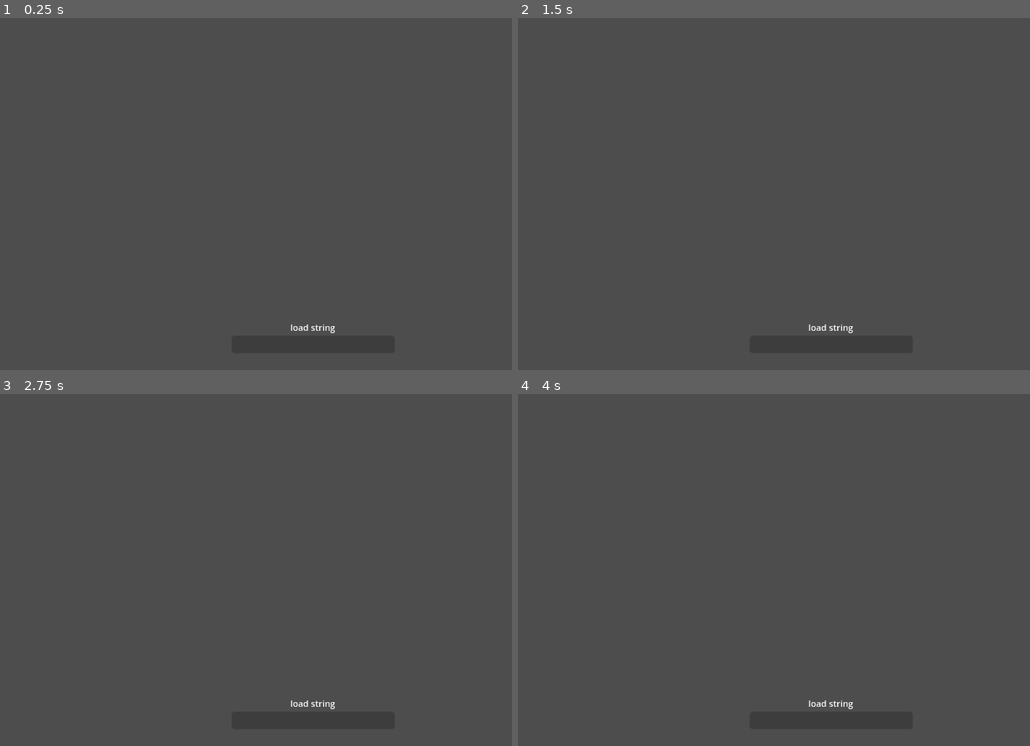
Above: before the commit, frames 1-4 (two rows, left to right).
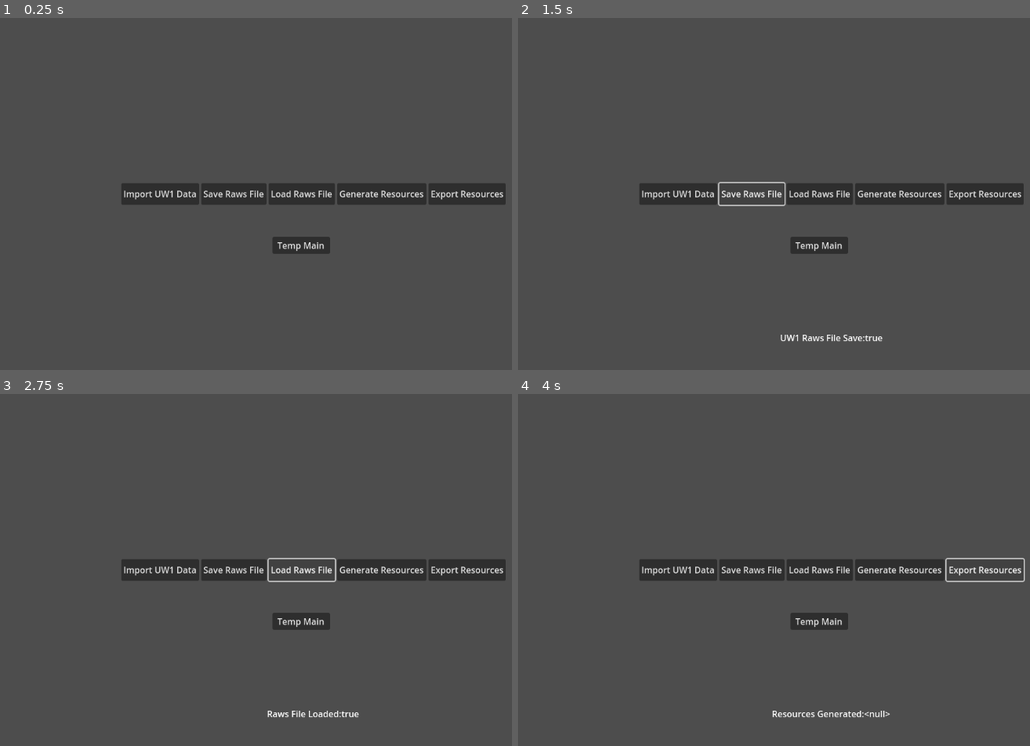
Above: after the commit, the same moments.

Repository: jastadj/uwgodot3
Game: Godot game, scene res://scenes/startup/startup.tscn
Same seed, same stepped clock (60 frames per second), same inputs: the game is played once before the commit and once after it.
Inputs (mouse positions are in pixels of both pictures, inside the frame that each line leads up to):
- Up to frame 1 (0.25 s): no input
- Up to frame 2 (1.5 s): click (676, 194) at 0.5 s, where only the run after the commit has a clickable "Import UW1 Data"; click (753, 194) at 1.25 s, where only the run after the commit has a clickable "Save Raws File"
- Up to frame 3 (2.75 s): click (302, 570) at 2 s, where only the run after the commit has a clickable "Load Raws File"
- Up to frame 4 (4 s): click (902, 570) at 2.75 s, where only the run after the commit has a clickable "Generate Resources"; click (983, 570) at 3.5 s, where only the run after the commit has a clickable "Export Resources"

The runs differ from the first frame. In frame 1, 4.8% of the frame differs, in the area x 23-99%, y 46-90%; in frame 2, 4.5%; in frame 3, 4.5%; in frame 4, 4.5%.
Error before the commit: Invalid assignment of property or key 'visible' with value of type 'bool' on a base object of type 'null instance'. (res://scenes/startup/startup.gd:17)
Error after the commit: Invalid access to property or key 'palettes' on a base object of type 'Dictionary'. (res://system/system.gd:67)

Commit message:
wip for import/export process

Diff:
--- a/resource_loaders/manifest.gd
+++ b/resource_loaders/manifest.gd
@@ -1,6 +1,6 @@
 enum RESOURCE_TYPES{PALETTE, AUX_PALETTE, TEXTURE, GRAPHIC, BITMAP, FONT, NPC_ASSOC, NPC_ANIM, LEVELS}
 
-signal loading(loadstring, cur, total)
+signal importing(loadstring, cur, total)
 
 func load_manifest_file(uw_data:Dictionary, manifest_filename:String):
 
@@ -61,7 +61,7 @@
 		var palette = entry[5]
 		var anim = int(entry[6])
 
-		emit_signal("loading", [filepath, entryi, manifest_entries.size()])
+		emit_signal("importing", [filepath, entryi, manifest_entries.size()])
 
 		# manifest palette entry
 		if (palette == ""): palette = 0
--- a/scenes/debug/resource_viewer.gd
+++ b/scenes/debug/raw_resource_viewer.gd
@@ -1,16 +1,19 @@
 extends Node2D
 
-@onready var image_viewer = $CanvasLayer/ui/HBoxContainer/resource_viewers/image_viewer
-@onready var button_images = $CanvasLayer/ui/HBoxContainer/VBoxContainer/button_images
+# buttons
+@onready var button_container = $CanvasLayer/ui/button_container
+@onready var button_images = button_container.get_node("button_images")
+@onready var button_fonts = button_container.get_node("button_fonts")
+@onready var button_npcs = button_container.get_node("button_npcs")
+@onready var button_levels = button_container.get_node("button_levels")
 
-@onready var font_viewer = $CanvasLayer/ui/HBoxContainer/resource_viewers/font_viewer
-@onready var button_fonts = $CanvasLayer/ui/HBoxContainer/VBoxContainer/button_fonts
+# viewers
+@onready var viewer_container = $CanvasLayer/ui/resource_viewers
+@onready var image_viewer = viewer_container.get_node("image_viewer")
+@onready var font_viewer = viewer_container.get_node("font_viewer")
+@onready var npc_viewer = viewer_container.get_node("npc_viewer")
+@onready var level_viewer = viewer_container.get_node("level_viewer")
 
-@onready var npc_viewer = $CanvasLayer/ui/HBoxContainer/resource_viewers/npc_viewer
-@onready var button_npcs = $CanvasLayer/ui/HBoxContainer/VBoxContainer/button_npcs
-
-@onready var level_viewer = $CanvasLayer/ui/HBoxContainer/resource_viewers/level_viewer
-@onready var button_levels = $CanvasLayer/ui/HBoxContainer/VBoxContainer/button_levels
 
 var current_viewer = null
 
@@ -38,5 +41,5 @@
 	current_viewer = viewer
 
 func hide_all_viewers():
-	for child in $CanvasLayer/ui/HBoxContainer/resource_viewers.get_children():
+	for child in viewer_container.get_children():
 		child.visible = false
--- /dev/null
+++ b/scenes/debug/raw_resource_viewer.tscn
@@ -0,0 +1,74 @@
+[gd_scene load_steps=6 format=3 uid="uid://dtaiknc82owfs"]
+
+[ext_resource type="Script" path="res://scenes/debug/raw_resource_viewer.gd" id="1_mnwmh"]
+[ext_resource type="PackedScene" path="res://scenes/debug/raw_resource_viewers/font_viewer.tscn" id="3_8bhsx"]
+[ext_resource type="PackedScene" path="res://scenes/debug/raw_resource_viewers/image_viewer.tscn" id="3_qsha3"]
+[ext_resource type="PackedScene" path="res://scenes/debug/raw_resource_viewers/npc_viewer.tscn" id="4_ap8he"]
+[ext_resource type="PackedScene" uid="uid://j4rfe4c53735" path="res://scenes/debug/raw_resource_viewers/level_viewer.tscn" id="5_n6f1n"]
+
+[node name="resource_viewer" type="Node2D"]
+script = ExtResource("1_mnwmh")
+
+[node name="CanvasLayer" type="CanvasLayer" parent="."]
+
+[node name="ui" type="Control" parent="CanvasLayer"]
+layout_mode = 3
+anchors_preset = 15
+anchor_right = 1.0
+anchor_bottom = 1.0
+grow_horizontal = 2
+grow_vertical = 2
+mouse_filter = 2
+
+[node name="button_container" type="VBoxContainer" parent="CanvasLayer/ui"]
+top_level = true
+custom_minimum_size = Vector2(100, 0)
+layout_mode = 1
+anchors_preset = 2
+anchor_top = 1.0
+anchor_bottom = 1.0
+offset_top = -160.0
+offset_right = 100.0
+grow_vertical = 0
+theme_override_constants/separation = 12
+
+[node name="button_images" type="Button" parent="CanvasLayer/ui/button_container"]
+layout_mode = 2
+text = "Images"
+
+[node name="button_fonts" type="Button" parent="CanvasLayer/ui/button_container"]
+layout_mode = 2
+text = "Fonts"
+
+[node name="button_npcs" type="Button" parent="CanvasLayer/ui/button_container"]
+layout_mode = 2
+text = "NPCs"
+
+[node name="button_levels" type="Button" parent="CanvasLayer/ui/button_container"]
+layout_mode = 2
+text = "Levels"
+
+[node name="resource_viewers" type="MarginContainer" parent="CanvasLayer/ui"]
+layout_mode = 1
+anchors_preset = 15
+anchor_right = 1.0
+anchor_bottom = 1.0
+grow_horizontal = 2
+grow_vertical = 2
+size_flags_horizontal = 3
+mouse_filter = 2
+
+[node name="image_viewer" parent="CanvasLayer/ui/resource_viewers" instance=ExtResource("3_qsha3")]
+visible = false
+layout_mode = 2
+
+[node name="font_viewer" parent="CanvasLayer/ui/resource_viewers" instance=ExtResource("3_8bhsx")]
+visible = false
+layout_mode = 2
+
+[node name="npc_viewer" parent="CanvasLayer/ui/resource_viewers" instance=ExtResource("4_ap8he")]
+layout_mode = 2
+
+[node name="level_viewer" parent="CanvasLayer/ui/resource_viewers" instance=ExtResource("5_n6f1n")]
+visible = false
+layout_mode = 2
--- a/scenes/debug/resource_viewers/components/aux_palettes.tscn
+++ b/scenes/debug/raw_resource_viewers/components/aux_palettes.tscn
@@ -1,6 +1,6 @@
-[gd_scene load_steps=3 format=3 uid="uid://chpg4s2jf5idm"]
+[gd_scene load_steps=3 format=3]
 
-[ext_resource type="Script" path="res://scenes/debug/resource_viewers/components/aux_palettes.gd" id="1_l72iy"]
+[ext_resource type="Script" path="res://scenes/debug/raw_resource_viewers/components/aux_palettes.gd" id="1_l72iy"]
 [ext_resource type="Texture2D" uid="uid://cseyojwy6622n" path="res://art/square_16_16.png" id="2_j6g2l"]
 
 [node name="aux_palettes" type="Control"]
--- a/scenes/debug/resource_viewers/components/images.tscn
+++ b/scenes/debug/raw_resource_viewers/components/images.tscn
@@ -1,6 +1,6 @@
-[gd_scene load_steps=4 format=3 uid="uid://0hfphtn036vc"]
+[gd_scene load_steps=4 format=3]
 
-[ext_resource type="Script" path="res://scenes/debug/resource_viewers/components/images.gd" id="1_ctskp"]
+[ext_resource type="Script" path="res://scenes/debug/raw_resource_viewers/components/images.gd" id="1_ctskp"]
 [ext_resource type="Shader" path="res://shaders/palette_rotation_uw1.gdshader" id="2_klwp1"]
 
 [sub_resource type="ShaderMaterial" id="ShaderMaterial_hf65y"]
--- a/scenes/debug/resource_viewers/components/palettes.tscn
+++ b/scenes/debug/raw_resource_viewers/components/palettes.tscn
@@ -1,6 +1,6 @@
-[gd_scene load_steps=3 format=3 uid="uid://bbgbxnyspbv4h"]
+[gd_scene load_steps=3 format=3]
 
-[ext_resource type="Script" path="res://scenes/debug/resource_viewers/components/palettes.gd" id="1_nrvrm"]
+[ext_resource type="Script" path="res://scenes/debug/raw_resource_viewers/components/palettes.gd" id="1_nrvrm"]
 [ext_resource type="Texture2D" uid="uid://cseyojwy6622n" path="res://art/square_16_16.png" id="2_x08vu"]
 
 [node name="palettes" type="Control"]
--- a/scenes/debug/resource_viewers/font_viewer.tscn
+++ b/scenes/debug/raw_resource_viewers/font_viewer.tscn
@@ -1,6 +1,6 @@
-[gd_scene load_steps=2 format=3 uid="uid://dy65fs7jja3ck"]
+[gd_scene load_steps=2 format=3]
 
-[ext_resource type="Script" path="res://scenes/debug/resource_viewers/font_viewer.gd" id="1_2q12c"]
+[ext_resource type="Script" path="res://scenes/debug/raw_resource_viewers/font_viewer.gd" id="1_2q12c"]
 
 [node name="font_viewer" type="Control"]
 layout_mode = 3
--- a/scenes/debug/resource_viewers/image_viewer.tscn
+++ b/scenes/debug/raw_resource_viewers/image_viewer.tscn
@@ -1,9 +1,9 @@
-[gd_scene load_steps=5 format=3 uid="uid://clevjqk5gqjs8"]
+[gd_scene load_steps=5 format=3]
 
-[ext_resource type="Script" path="res://scenes/debug/resource_viewers/image_viewer.gd" id="1_33yab"]
-[ext_resource type="PackedScene" uid="uid://0hfphtn036vc" path="res://scenes/debug/resource_viewers/components/images.tscn" id="2_oopxp"]
-[ext_resource type="PackedScene" uid="uid://bbgbxnyspbv4h" path="res://scenes/debug/resource_viewers/components/palettes.tscn" id="3_oa8p2"]
-[ext_resource type="PackedScene" uid="uid://chpg4s2jf5idm" path="res://scenes/debug/resource_viewers/components/aux_palettes.tscn" id="4_edd75"]
+[ext_resource type="Script" path="res://scenes/debug/raw_resource_viewers/image_viewer.gd" id="1_33yab"]
+[ext_resource type="PackedScene" path="res://scenes/debug/raw_resource_viewers/components/images.tscn" id="2_oopxp"]
+[ext_resource type="PackedScene" path="res://scenes/debug/raw_resource_viewers/components/palettes.tscn" id="3_oa8p2"]
+[ext_resource type="PackedScene" path="res://scenes/debug/raw_resource_viewers/components/aux_palettes.tscn" id="4_edd75"]
 
 [node name="image_viewer" type="Control"]
 layout_mode = 3
--- a/scenes/debug/resource_viewers/level_viewer.gd
+++ b/scenes/debug/raw_resource_viewers/level_viewer.gd
@@ -10,7 +10,7 @@
 @onready var tile_size = $square.texture.get_size()
 @onready var tiles = $tiles
 var tile_cursor
-var tile_shader = load("res://scenes/debug/resource_viewers/components/level_tile.gdshader")
+var tile_shader = load("res://scenes/debug/raw_resource_viewers/components/level_tile.gdshader")
 
 var rmb_clicked_at = Vector2(0,0)
 var tiles_clicked_position
--- a/scenes/debug/resource_viewers/level_viewer.tscn
+++ b/scenes/debug/raw_resource_viewers/level_viewer.tscn
@@ -1,11 +1,11 @@
 [gd_scene load_steps=5 format=3 uid="uid://j4rfe4c53735"]
 
-[ext_resource type="Script" path="res://scenes/debug/resource_viewers/level_viewer.gd" id="1_10uam"]
-[ext_resource type="Texture2D" uid="uid://cseyojwy6622n" path="res://art/square_16_16.png" id="2_3exv1"]
-[ext_resource type="Shader" path="res://scenes/debug/resource_viewers/components/level_tile.gdshader" id="3_fbpey"]
+[ext_resource type="Script" path="res://scenes/debug/raw_resource_viewers/level_viewer.gd" id="1_slyd1"]
+[ext_resource type="Texture2D" uid="uid://cseyojwy6622n" path="res://art/square_16_16.png" id="2_7h2xy"]
+[ext_resource type="Shader" path="res://scenes/debug/raw_resource_viewers/components/level_tile.gdshader" id="3_wscnw"]
 
 [sub_resource type="ShaderMaterial" id="ShaderMaterial_4pfwh"]
-shader = ExtResource("3_fbpey")
+shader = ExtResource("3_wscnw")
 shader_parameter/tile_type = null
 
 [node name="level_viewer" type="Control"]
@@ -15,7 +15,7 @@
 anchor_bottom = 1.0
 grow_horizontal = 2
 grow_vertical = 2
-script = ExtResource("1_10uam")
+script = ExtResource("1_slyd1")
 
 [node name="VBoxContainer" type="VBoxContainer" parent="."]
 layout_mode = 1
--- a/scenes/debug/resource_viewers/npc_viewer.tscn
+++ b/scenes/debug/raw_resource_viewers/npc_viewer.tscn
@@ -1,6 +1,6 @@
-[gd_scene load_steps=3 format=3 uid="uid://6f0bx1w7by37"]
+[gd_scene load_steps=3 format=3]
 
-[ext_resource type="Script" path="res://scenes/debug/resource_viewers/npc_viewer.gd" id="1_vrxfd"]
+[ext_resource type="Script" path="res://scenes/debug/raw_resource_viewers/npc_viewer.gd" id="1_vrxfd"]
 [ext_resource type="PackedScene" uid="uid://cgnjc5oeo725a" path="res://tools/timer/timer.tscn" id="2_cxsm3"]
 
 [node name="npc_viewer" type="Control"]
--- a/scenes/debug/resource_viewer.tscn
+++ /dev/null
@@ -1,72 +0,0 @@
-[gd_scene load_steps=6 format=3 uid="uid://chkejofaqumsx"]
-
-[ext_resource type="Script" path="res://scenes/debug/resource_viewer.gd" id="1_rsrhr"]
-[ext_resource type="PackedScene" uid="uid://dy65fs7jja3ck" path="res://scenes/debug/resource_viewers/font_viewer.tscn" id="3_8bhsx"]
-[ext_resource type="PackedScene" uid="uid://clevjqk5gqjs8" path="res://scenes/debug/resource_viewers/image_viewer.tscn" id="3_qsha3"]
-[ext_resource type="PackedScene" uid="uid://6f0bx1w7by37" path="res://scenes/debug/resource_viewers/npc_viewer.tscn" id="4_ap8he"]
-[ext_resource type="PackedScene" uid="uid://j4rfe4c53735" path="res://scenes/debug/resource_viewers/level_viewer.tscn" id="5_n6f1n"]
-
-[node name="resource_viewer" type="Node2D"]
-script = ExtResource("1_rsrhr")
-
-[node name="CanvasLayer" type="CanvasLayer" parent="."]
-
-[node name="ui" type="Control" parent="CanvasLayer"]
-layout_mode = 3
-anchors_preset = 15
-anchor_right = 1.0
-anchor_bottom = 1.0
-grow_horizontal = 2
-grow_vertical = 2
-mouse_filter = 2
-
-[node name="HBoxContainer" type="HBoxContainer" parent="CanvasLayer/ui"]
-layout_mode = 1
-anchors_preset = 15
-anchor_right = 1.0
-anchor_bottom = 1.0
-grow_horizontal = 2
-grow_vertical = 2
-
-[node name="VBoxContainer" type="VBoxContainer" parent="CanvasLayer/ui/HBoxContainer"]
-top_level = true
-custom_minimum_size = Vector2(100, 0)
-layout_mode = 2
-theme_override_constants/separation = 12
-
-[node name="button_images" type="Button" parent="CanvasLayer/ui/HBoxContainer/VBoxContainer"]
-layout_mode = 2
-text = "Images"
-
-[node name="button_fonts" type="Button" parent="CanvasLayer/ui/HBoxContainer/VBoxContainer"]
-layout_mode = 2
-text = "Fonts"
-
-[node name="button_npcs" type="Button" parent="CanvasLayer/ui/HBoxContainer/VBoxContainer"]
-layout_mode = 2
-text = "NPCs"
-
-[node name="button_levels" type="Button" parent="CanvasLayer/ui/HBoxContainer/VBoxContainer"]
-layout_mode = 2
-text = "Levels"
-
-[node name="resource_viewers" type="MarginContainer" parent="CanvasLayer/ui/HBoxContainer"]
-layout_direction = 2
-layout_mode = 2
-size_flags_horizontal = 3
-mouse_filter = 2
-
-[node name="image_viewer" parent="CanvasLayer/ui/HBoxContainer/resource_viewers" instance=ExtResource("3_qsha3")]
-visible = false
-layout_mode = 2
-
-[node name="font_viewer" parent="CanvasLayer/ui/HBoxContainer/resource_viewers" instance=ExtResource("3_8bhsx")]
-visible = false
-layout_mode = 2
-
-[node name="npc_viewer" parent="CanvasLayer/ui/HBoxContainer/resource_viewers" instance=ExtResource("4_ap8he")]
-layout_mode = 2
-
-[node name="level_viewer" parent="CanvasLayer/ui/HBoxContainer/resource_viewers" instance=ExtResource("5_n6f1n")]
-visible = false
-layout_mode = 2
--- a/scenes/startup/startup.gd
+++ b/scenes/startup/startup.gd
@@ -1,16 +1,16 @@
 extends Node2D
 
-const DEBUG = 0
+const DEBUG = 1
 const FORCE_SOURCE_LOAD = 0
 
 @onready var loadstring = $CanvasLayer/ui/loadcontainer/loadstring
 @onready var progressbar = $CanvasLayer/ui/loadcontainer/ProgressBar
+@onready var load_container = $CanvasLayer/ui/loadcontainer
 var thread_ids = []
+var update_prefix = ""
 
 func _ready():
-
-	if(DEBUG): load_resources()
-	else: WorkerThreadPool.add_task(load_resources)
+	load_container.visible = false
 
 func load_resources():
 
@@ -38,6 +38,52 @@
 		get_tree().change_scene_to_file("res://scenes/tempmain/tempmain.tscn")
 
 func update_progress(metadata):
-	loadstring.text = str("Importing ", metadata[0])
+	loadstring.text = str(update_prefix, metadata[0])
 	progressbar.max_value = metadata[2]
 	progressbar.value = metadata[1]
+
+func import_uw1():
+	var result
+	load_container.visible = true
+	update_prefix = "Importing "
+	# import source data files
+	result = System.import_uw1_resources(Callable(update_progress))
+	progressbar.visible = false
+	loadstring.text = str("UW1 Import:", result)
+
+func save_raws_file():
+	var result = System.save_raws(System.uw1_data)
+	loadstring.text = str("UW1 Raws File Save:", result)
+
+func load_raws_file():
+	var result = System.load_raws("uw1")
+	loadstring.text = str("Raws File Loaded:",result)
+
+func generate_resources():
+	var result = System.generate_resources_from_raws(System.uw1_data)
+	loadstring.text = str("Resources Generated:",result)
+
+func _on_button_import_pressed():
+	if(DEBUG): import_uw1()
+	else: WorkerThreadPool.add_task(import_uw1)
+
+func _on_button_save_pressed():
+	load_container.visible = true
+	loadstring.text = str("Saving UW1 Raws File...")
+	if(DEBUG): save_raws_file()
+	else: WorkerThreadPool.add_task(save_raws_file)
+
+func _on_button_load_pressed():
+	load_container.visible = true
+	loadstring.text = str("Loading Raws File...")
+	if(DEBUG): load_raws_file()
+	else: WorkerThreadPool.add_task(load_raws_file)
+
+func _on_button_generate_pressed():
+	load_container.visible = true
+	loadstring.text = str("Generating Resources from Raws...")
+	if(DEBUG): generate_resources()
+	else: WorkerThreadPool.add_task(generate_resources)
+
+func _on_buttons_temp_main_pressed():
+	get_tree().change_scene_to_file("res://scenes/tempmain/tempmain.tscn")
--- a/scenes/startup/startup.tscn
+++ b/scenes/startup/startup.tscn
@@ -39,3 +39,51 @@
 custom_minimum_size = Vector2(300, 32)
 layout_mode = 2
 show_percentage = false
+
+[node name="HBoxContainer" type="HBoxContainer" parent="CanvasLayer/ui"]
+layout_mode = 1
+anchors_preset = 8
+anchor_left = 0.5
+anchor_top = 0.5
+anchor_right = 0.5
+anchor_bottom = 0.5
+offset_left = -291.5
+offset_top = -20.0
+offset_right = 291.5
+offset_bottom = 20.0
+grow_horizontal = 2
+grow_vertical = 2
+
+[node name="button_import" type="Button" parent="CanvasLayer/ui/HBoxContainer"]
+layout_mode = 2
+text = "Import UW1 Data"
+
+[node name="button_save" type="Button" parent="CanvasLayer/ui/HBoxContainer"]
+layout_mode = 2
+text = "Save Raws File"
+
+[node name="button_load" type="Button" parent="CanvasLayer/ui/HBoxContainer"]
+layout_mode = 2
+text = "Load Raws File"
+
+[node name="button_generate" type="Button" parent="CanvasLayer/ui/HBoxContainer"]
+layout_mode = 2
+text = "Generate Resources"
+
+[node name="button_export" type="Button" parent="CanvasLayer/ui/HBoxContainer"]
+layout_mode = 2
+text = "Export Resources"
+
+[node name="buttons_temp_main" type="Button" parent="CanvasLayer/ui"]
+layout_mode = 0
+offset_left = 501.0
+offset_top = 403.0
+offset_right = 607.0
+offset_bottom = 434.0
+text = "Temp Main"
+
+[connection signal="pressed" from="CanvasLayer/ui/HBoxContainer/button_import" to="." method="_on_button_import_pressed"]
+[connection signal="pressed" from="CanvasLayer/ui/HBoxContainer/button_save" to="." method="_on_button_save_pressed"]
+[connection signal="pressed" from="CanvasLayer/ui/HBoxContainer/button_load" to="." method="_on_button_load_pressed"]
+[connection signal="pressed" from="CanvasLayer/ui/HBoxContainer/button_generate" to="." method="_on_button_generate_pressed"]
+[connection signal="pressed" from="CanvasLayer/ui/buttons_temp_main" to="." method="_on_buttons_temp_main_pressed"]
--- a/scenes/tempmain/tempmain.gd
+++ b/scenes/tempmain/tempmain.gd
@@ -1,9 +1,9 @@
 extends Node2D
 
-@onready var button_resource_viewer = $CanvasLayer/ui/CenterContainer/VBoxContainer/button_resource_viewer
+@onready var button_raw_resource_viewer = $CanvasLayer/ui/CenterContainer/VBoxContainer/button_raw_resource_viewer
 
 func _ready():
-	button_resource_viewer.connect("pressed", _on_resource_viewer_pressed)
+	button_raw_resource_viewer.connect("pressed", _on_raw_resource_viewer_pressed)
 
-func _on_resource_viewer_pressed():
-	get_tree().change_scene_to_file("res://scenes/debug/resource_viewer.tscn")
+func _on_raw_resource_viewer_pressed():
+	get_tree().change_scene_to_file("res://scenes/debug/raw_resource_viewer.tscn")
--- a/scenes/tempmain/tempmain.tscn
+++ b/scenes/tempmain/tempmain.tscn
@@ -26,6 +26,6 @@
 [node name="VBoxContainer" type="VBoxContainer" parent="CanvasLayer/ui/CenterContainer"]
 layout_mode = 2
 
-[node name="button_resource_viewer" type="Button" parent="CanvasLayer/ui/CenterContainer/VBoxContainer"]
+[node name="button_raw_resource_viewer" type="Button" parent="CanvasLayer/ui/CenterContainer/VBoxContainer"]
 layout_mode = 2
-text = "Resource Viewer"
+text = "Raw Resource Viewer"
--- a/system/system.gd
+++ b/system/system.gd
@@ -11,8 +11,78 @@
 var uw1_data = {"name":"uw1","path":"./uw_data", "loaded":false, "raws":{} ,"palettes":{}, "images":{}, "fonts":{}}
 var cur_data = uw1_data
 
+signal loading_status
+
 func _ready():
 	pass
+
+func import_uw1_resources(callable:Callable):
+
+	var manifest_loader = load("res://resource_loaders/manifest.gd").new()
+	var uw1_path = uw1_data["path"]
+	var manifest_file = "res://system/manifests/uw1_manifest.csv"
+
+	manifest_loader.connect("importing", callable)
+
+	print("Importing UW1 resources...")
+	cur_data = uw1_data
+
+	# Load files from manifest
+	return manifest_loader.load_manifest_file(uw1_data, manifest_file)
+
+func save_raws(data:Dictionary):
+	var targetpath = str("user://data/",data["name"])
+
+	if(!DirAccess.dir_exists_absolute(targetpath)):
+		var exportdir = DirAccess.open("user://")
+		exportdir.make_dir_recursive(targetpath)
+
+	var file = FileAccess.open(str(targetpath,"/",raws_file), FileAccess.WRITE)
+	file.store_string(JSON.stringify(data["raws"]))
+	print("Saved raw data to ", targetpath, "/", raws_file)
+	return true
+
+func load_raws(data_name:String):
+	var targetpath = str("user://data/",data_name)
+	if(!DirAccess.dir_exists_absolute(targetpath)): return false
+
+	var file = FileAccess.open(str(targetpath,"/",raws_file), FileAccess.READ)
+	if(file != null):
+		var file_content = file.get_as_text()
+		var json = JSON.new()
+		var error = json.parse(file_content)
+		if(error == OK):
+			System.cur_data["raws"] = json.data
+			print("Loaded raw data from ", targetpath,"")
+			return true
+	return false
+
+func generate_resources_from_raws(data:Dictionary):
+
+	var raws = data["raws"]
+
+	# generate the main palettes
+	data["palettes"] = {}
+	data["palettes"]["main"] = []
+	for rawpalette in data["raws"]["palettes"]["main"]:
+		data["palettes"]["main"].push_back(generate_palette(rawpalette))
+
+	# generate aux palettes
+	data["palettes"]["aux"] = []
+	for rawauxpalette in data["raws"]["palettes"]["aux"]:
+		data["palettes"]["aux"].push_back(generate_aux_palette(rawauxpalette, data["palettes"]["main"][0]))
+
+	# generate images
+	for imagekey in data["raws"]["images"].keys():
+		data["images"][imagekey] = []
+		for entry in data["raws"]["images"][imagekey]:
+			var pal = data["palettes"]["main"][entry["palette"]]
+			var auxpal = data["palettes"]["aux"][entry["aux_palette"]]
+			data["images"][imagekey].push_back(generate_image_from_image_entry(entry, pal, auxpal))
+
+
+	# done
+	return true
 
 func new_image(type:int, palette_id:int, aux_pal_id:int = -1):
 	var entry = image_type.data.duplicate()
@@ -27,20 +97,6 @@
 	entry["height"] = height
 	entry["max_width"] = max_width
 	return entry
-
-func load_uw1_resources(callable:Callable):
-
-	var manifest_loader = load("res://resource_loaders/manifest.gd").new()
-	var uw1_path = uw1_data["path"]
-	var manifest_file = "res://system/manifests/uw1_manifest.csv"
-
-	manifest_loader.connect("loading", callable)
-
-	print("Loading UW1 resources...")
-	cur_data = uw1_data
-
-	# Load files from manifest
-	return manifest_loader.load_manifest_file( uw1_data, manifest_file)
 
 func generate_image_from_image_entry(image_entry, palette, aux_palette):
 	var pixel_data = []
@@ -99,29 +155,3 @@
 	for key in data.keys():
 		print(indent_str, key)
 		if(data[key] is Dictionary): print_data_keys(data[key], indent+1)
-
-func load_data(data_name:String):
-	var targetpath = str("user://export/",data_name)
-	if(!DirAccess.dir_exists_absolute(targetpath)): return false
-
-	var file = FileAccess.open(str(targetpath,"/",raws_file), FileAccess.READ)
-	if(file != null):
-		var file_content = file.get_as_text()
-		var json = JSON.new()
-		var error = json.parse(file_content)
-		if(error == OK):
-			System.cur_data["raws"] = json.data
-			print("Loaded raw data from ", targetpath,"")
-			return true
-	return false
-
-func save_data(data:Dictionary):
-	var targetpath = str("user://export/",data["name"])
-
-	if(!DirAccess.dir_exists_absolute(targetpath)):
-		var exportdir = DirAccess.open("user://")
-		exportdir.make_dir_recursive(targetpath)
-
-	var file = FileAccess.open(str(targetpath,"/",raws_file), FileAccess.WRITE)
-	file.store_string(JSON.stringify(data["raws"]))
-	print("Saved raw data to ", targetpath, "/", raws_file)
Renamed: scenes/debug/resource_viewers/components/aux_palettes.gd -> scenes/debug/raw_resource_viewers/components/aux_palettes.gd
Renamed: scenes/debug/resource_viewers/components/images.gd -> scenes/debug/raw_resource_viewers/components/images.gd
Renamed: scenes/debug/resource_viewers/components/level_tile.gdshader -> scenes/debug/raw_resource_viewers/components/level_tile.gdshader
Renamed: scenes/debug/resource_viewers/components/palettes.gd -> scenes/debug/raw_resource_viewers/components/palettes.gd
Renamed: scenes/debug/resource_viewers/font_viewer.gd -> scenes/debug/raw_resource_viewers/font_viewer.gd
Renamed: scenes/debug/resource_viewers/image_viewer.gd -> scenes/debug/raw_resource_viewers/image_viewer.gd
Not shown: 1 places in scenes/debug/raw_resource_viewers/level_viewer.tscn that only renumber resources
Renamed: scenes/debug/resource_viewers/npc_viewer.gd -> scenes/debug/raw_resource_viewers/npc_viewer.gd
